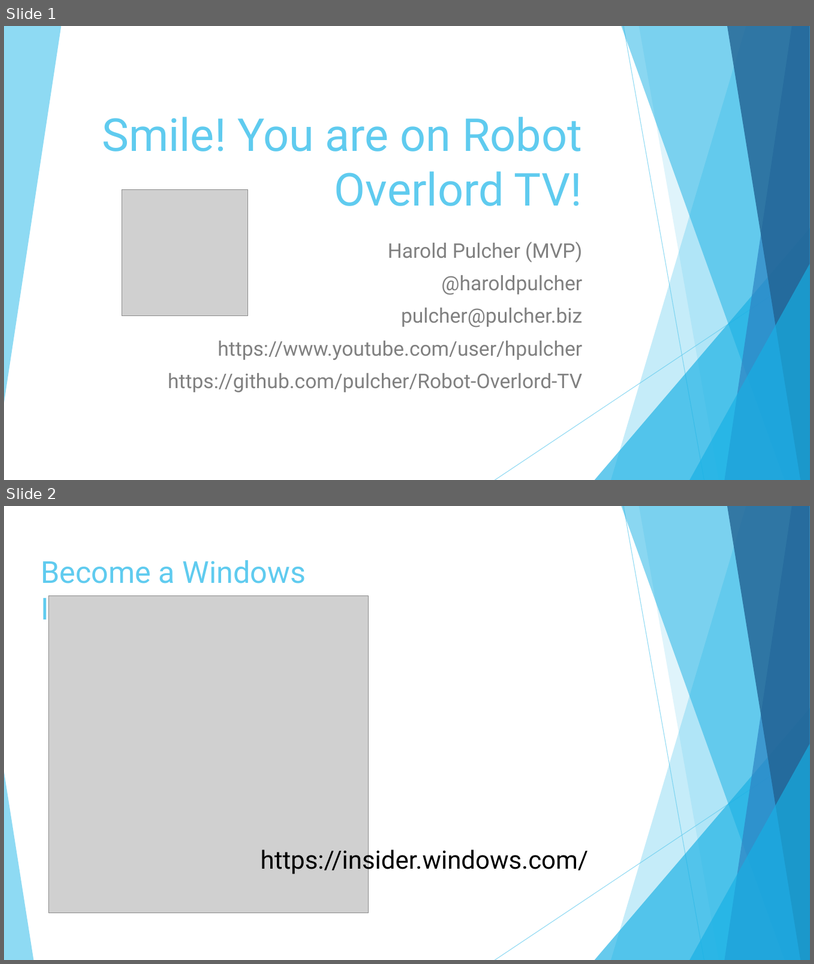
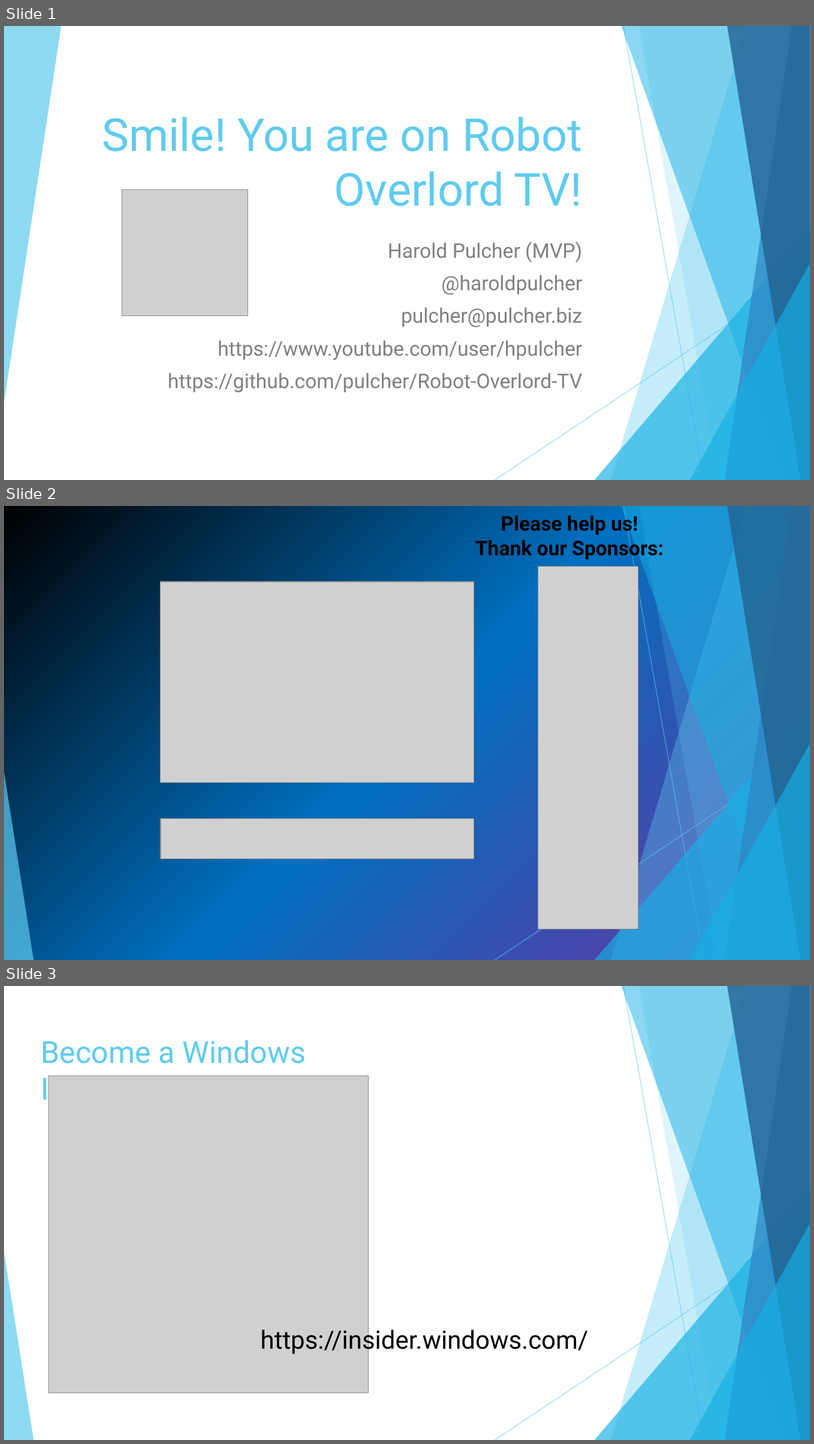
Before and after one commit to pulcher/Robot-Overlord-TV, a slide deck: roltv.pptx. Shown one above the other, each under a label of ours: slides 1 and 2 before the commit, slides 1, 2 and 3 after it. The pictures are 814x964 and 814x1444 pixels, drawn with LibreOffice and Linux fonts; fonts in the diff are those of the drawing; grey boxes stand for pictures. Boxes give left, top, right and bottom in pixels: in the first picture for what was removed or moved away, otherwise in the second. Text is boxed around its words. In the diff, an @@ line names an element or a change of style, - is before the commit and + after.

```diff
--- a/roltv.pptx
+++ b/roltv.pptx
@@ slide 2 added at [4, 506, 810, 960], background gradient #000000 to #0070C0 to #7030A0; not listed: 10 template elements that a slide beside it also shows @@
@@ text added at [476, 513, 664, 560], 24 pt, text #000000, bold @@
+Please help us!
+Thank our Sponsors:
@@ picture added at [538, 567, 639, 929] @@
@@ picture added at [160, 582, 474, 783] @@
@@ picture added at [161, 819, 474, 859] @@
@@ what was slide 2 is now slide 3 @@
```
Also in this commit, not shown: 3 slides changed, 2 other slides added, 1 slide removed, 1 other file.
